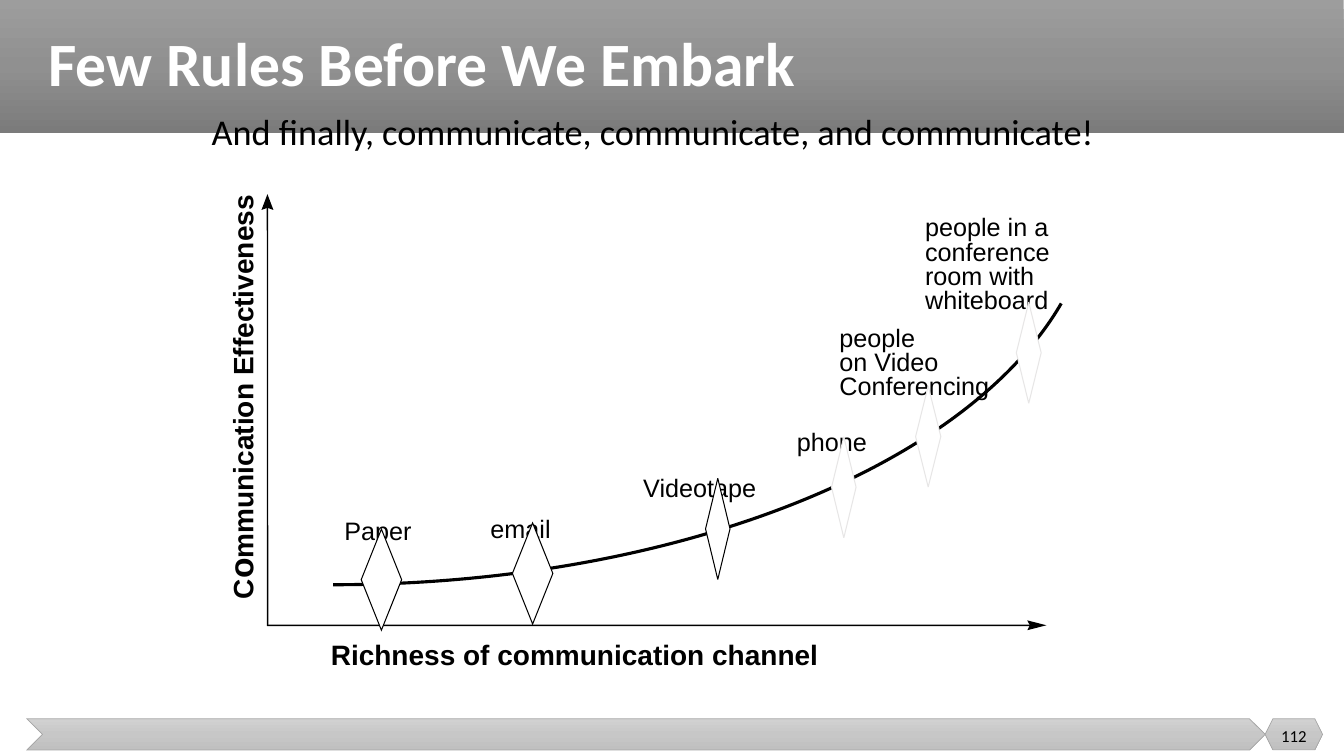
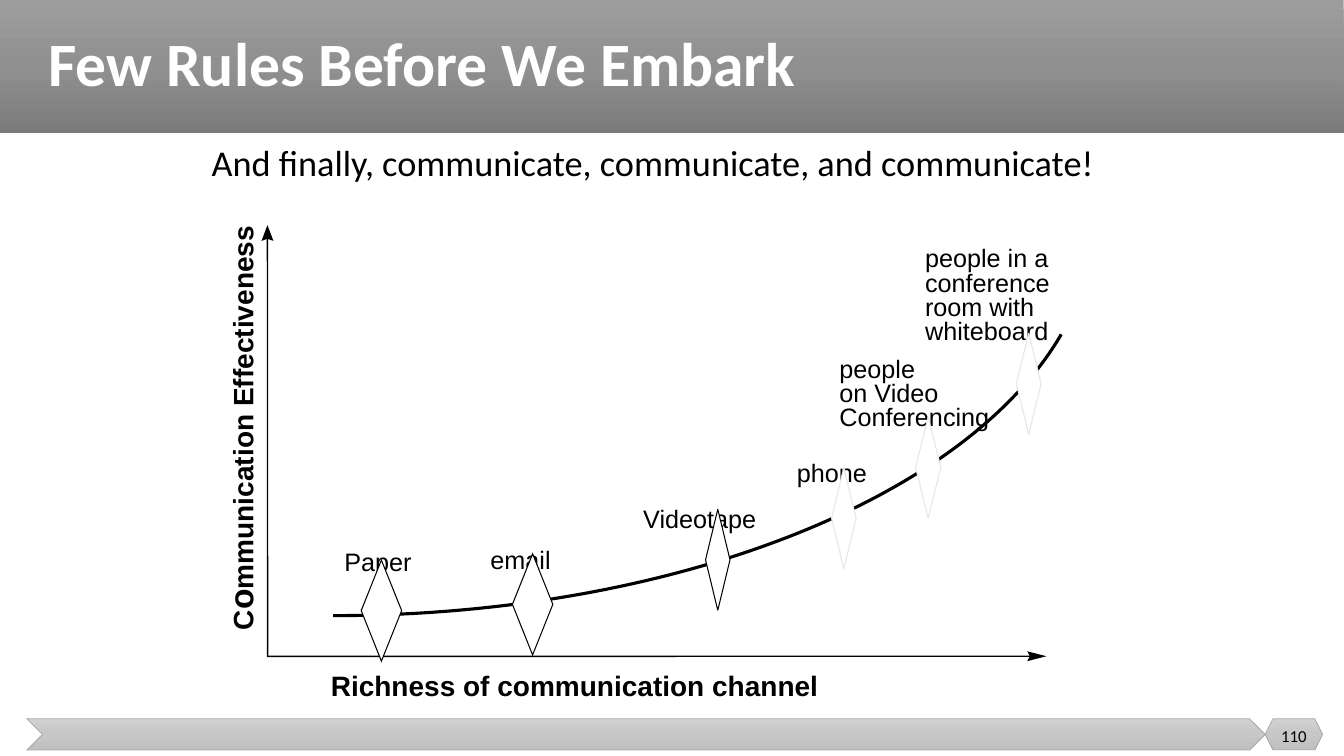
Before and after one commit to malenezi/malenezi, a slide deck: slide 110 of SE423/Lectures/2-SE Context/Project Management and SE Context.pptx (slide 112 before the commit). Drawn at 1344x756 pixels with LibreOffice and Linux fonts; fonts in the diff are those of the drawing. Boxes give left, top, right and bottom in pixels: in the first picture for what was removed or moved away, otherwise in the second. Text is boxed around its words. In the diff, an @@ line names an element or a change of style, - is before the commit and + after.

```diff
--- a/SE423/Lectures/2-SE Context/Project Management and SE Context.pptx
+++ b/SE423/Lectures/2-SE Context/Project Management and SE Context.pptx
@@ 9 texts, 6 diamonds, 3 freeform shapes, 2 lines: place and size @@
-9 texts, 6 diamonds, 3 freeform shapes, 2 lines at bbox=[212, 120, 1093, 666]
+9 texts, 6 diamonds, 3 freeform shapes, 2 lines at bbox=[212, 150, 1093, 697]
@@ page number at bbox=[1281, 731, 1306, 742]: text changed @@
-112
+110
```
Also in this commit, not shown: 12 other slides changed, 1 slide added, 3 slides removed.
